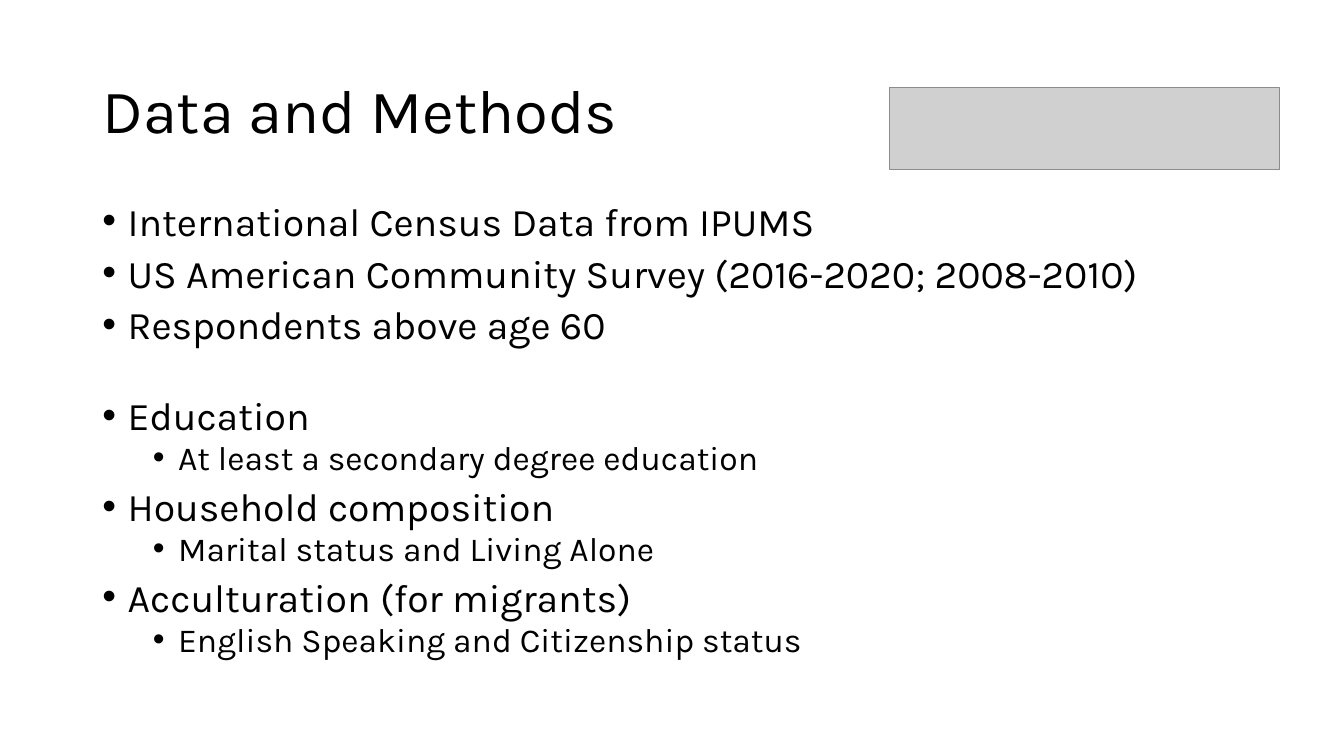
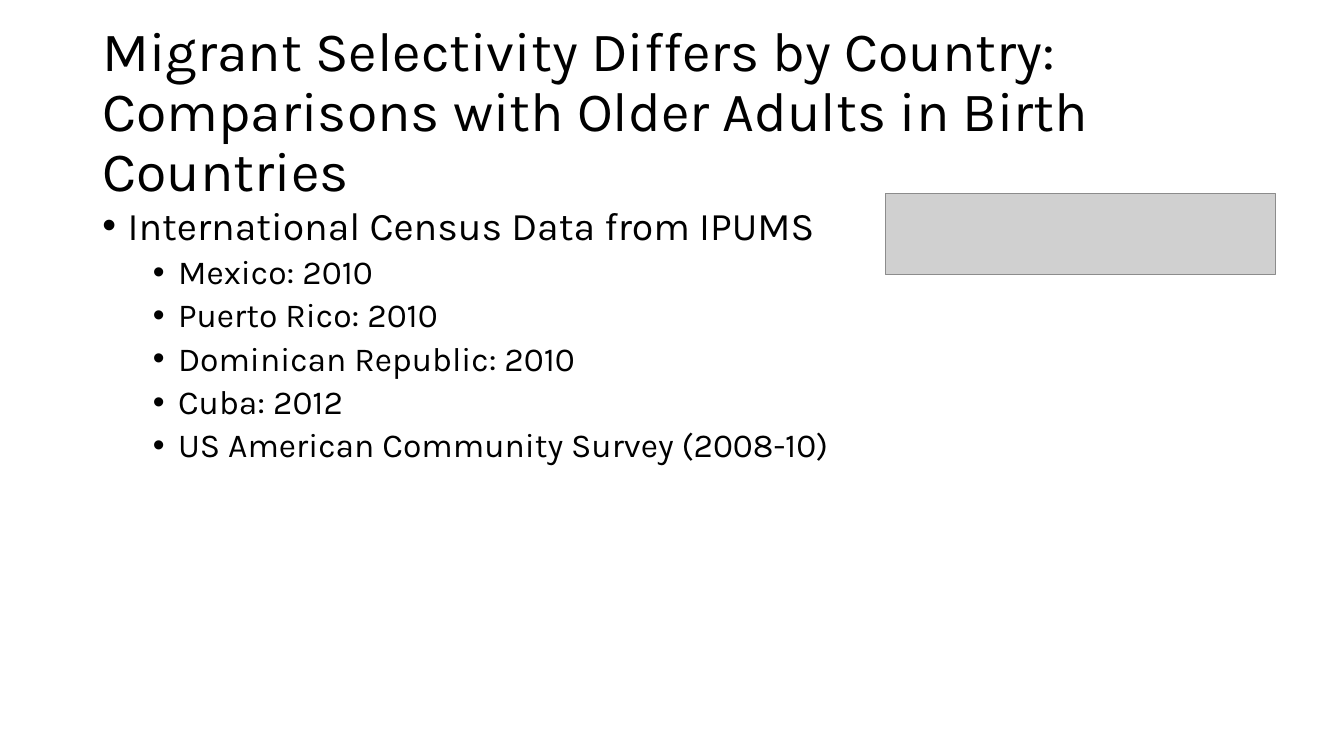
Before and after one commit to chrissoria/international_migration_ses, a slide deck: slide 5 of presentation/PAA_2025.pptx (slide 10 before the commit). Drawn at 1344x756 pixels with LibreOffice and Linux fonts; fonts in the diff are those of the drawing; grey boxes stand for pictures. Boxes give left, top, right and bottom in pixels: in the first picture for what was removed or moved away, otherwise in the second. Text is boxed around its words. In the diff, an @@ line names an element or a change of style, - is before the commit and + after.

```diff
--- a/presentation/PAA_2025.pptx
+++ b/presentation/PAA_2025.pptx
@@ title at (x1=102, y1=33, x2=1088, y2=192): text changed; size 44 to 39.6 pt @@
-Data and Methods
+Migrant Selectivity Differs by Country: Comparisons with Older Adults in Birth Countries
@@ picture moved from (x1=890, y1=88, x2=1280, y2=169) to (x1=885, y1=194, x2=1275, y2=275) @@
@@ text at (x1=128, y1=213, x2=814, y2=241): line spacing 0.8 to 0.9 @@
@@ text at (x1=178, y1=261, x2=829, y2=466): text changed; size 28 to 24 pt @@
-• US American Community Survey (2016-2020; 2008-2010)
-• Respondents above age 60
-• Education
-  • At least a secondary degree education
-• Household composition
-  • Marital status and Living Alone
-• Acculturation (for migrants)
-  • English Speaking and Citizenship status
+  • Mexico: 2010
+  • Puerto Rico: 2010
+  • Dominican Republic: 2010
+  • Cuba: 2012
+  • US American Community Survey (2008-10)
```
Also in this commit, not shown: 5 other slides changed, 6 slides added, 4 slides removed, 9 other files.
